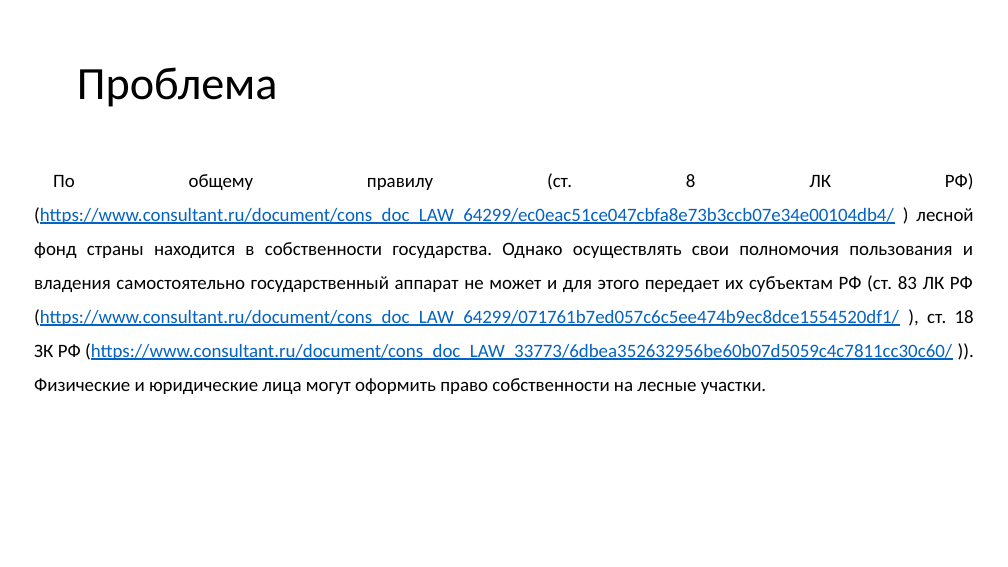
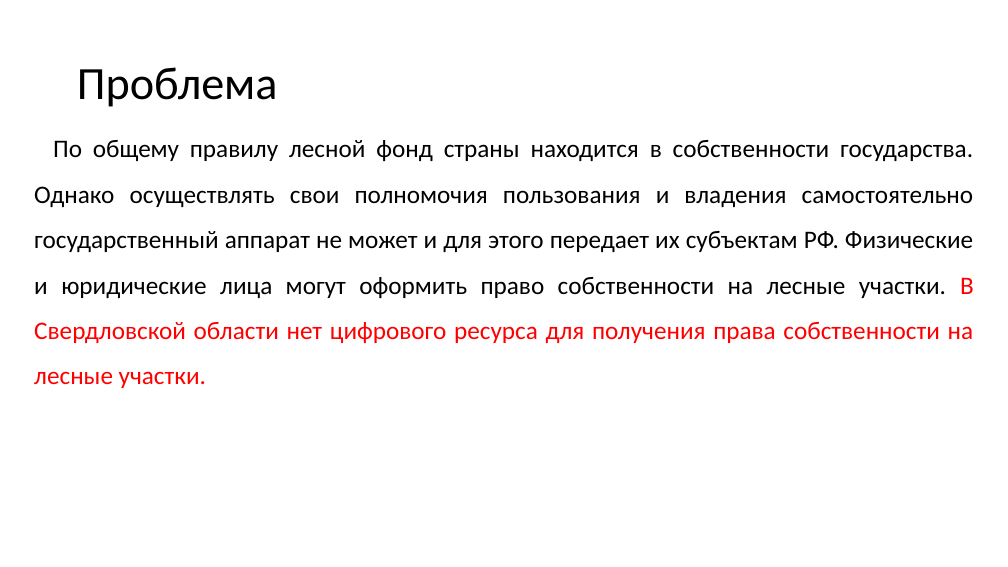
Before and after one commit to mcdodik20008/docs, a slide deck: slide 2 of Prezentatsia.pptx. Drawn at 1008x567 pixels with LibreOffice and Linux fonts; fonts in the diff are those of the drawing. Boxes give left, top, right and bottom in pixels: in the first picture for what was removed or moved away, otherwise in the second. Text is boxed around its words. In the diff, an @@ line names an element or a change of style, - is before the commit and + after.

```diff
--- a/Prezentatsia.pptx
+++ b/Prezentatsia.pptx
@@ title "Проблема" at [77,67,278,107]: text colour #303030 to #000000 @@
@@ text at [34,140,974,388]: text changed; size 18 to 24 pt; text colour #303030 to #000000 @@
-По общему правилу (ст. 8 ЛК РФ) (https://www.consultant.ru/document/cons_doc_LAW_64299/ec0eac51ce047cbfa8e73b3ccb07e34e00104db4/ ) лесной фонд страны находится в собственности государства. Однако осуществлять свои полномочия пользования и владения самостоятельно государственный аппарат не может и для этого передает их субъектам РФ (ст. 83 ЛК РФ (https://www.consultant.ru/document/cons_doc_LAW_64299/071761b7ed057c6c5ee474b9ec8dce1554520df1/ ), ст. 18 ЗК РФ (https://www.consultant.ru/document/cons_doc_LAW_33773/6dbea352632956be60b07d5059c4c7811cc30c60/ )). Физические и юридические лица могут оформить право собственности на лесные участки.
+По общему правилу лесной фонд страны находится в собственности государства. Однако осуществлять свои полномочия пользования и владения самостоятельно государственный аппарат не может и для этого передает их субъектам РФ. Физические и юридические лица могут оформить право собственности на лесные участки. В Свердловской области нет цифрового ресурса для получения права собственности на лесные участки.
```
Also in this commit, not shown: 5 other slides changed, 2 slides added, 1 other file.
